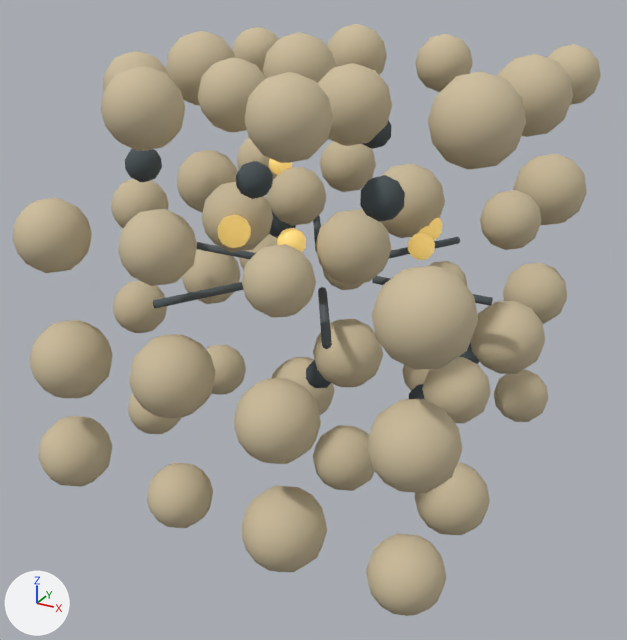
One commit to the glTF model web/assets/underground/reservoir_micro/reservoir_micro.glb: the scene before it, then after it.
Before and after are seen from a 50 mm camera at (3.3, -6.12, 2.57) aimed at (0.04, -0.2, -0.39). Every picture has the same lights, and +X, +Y and +Z are marked at lower left. The older version comes first.

Objects in the first picture: 'micro_grains', 'micro_oil_saturation', 'micro_pores', 'micro_throats'.
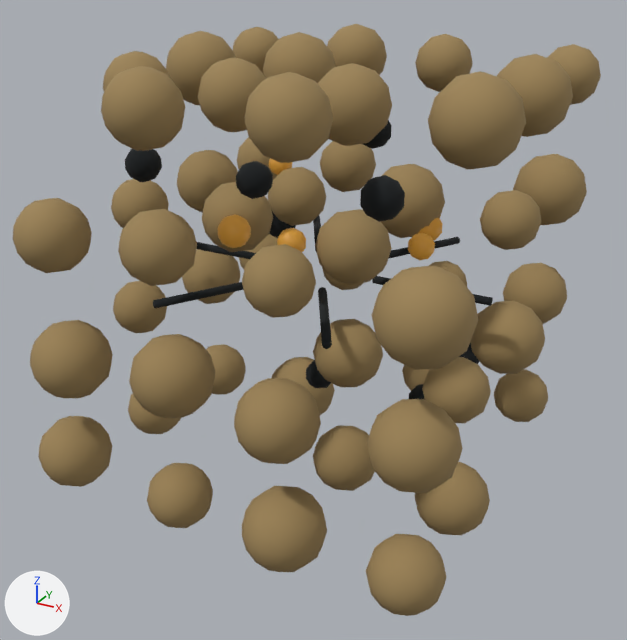
The change, as a list of edits to the scene's bpy script:
```text
Change mat_m_grain:
    mat_m_grain.base_color: (0.62, 0.52, 0.34) -> (0.342, 0.233, 0.0946)  # beige #cebf9e -> brown #9e8557
Change mat_m_oil:
    mat_m_oil.emission_color: (0.42, 0.28, 0.07) -> (0.103, 0.0463, 0.00551)  # yellow #ad904b -> brown #5a3d11
Change mat_m_pore:
    mat_m_pore.base_color: (0.07, 0.09, 0.1) -> (0.00598, 0.00854, 0.01)  # dark grey #4b5559 -> black #121719
```

Pixel boxes (x1, y1, x2, y2) of what changed, in the pictures (627 x 640 px):
'micro_grains', recoloured (beige to brown): (13, 24, 601, 616) in both
'micro_pores', recoloured: (125, 120, 480, 400) in both
'micro_oil_saturation', recoloured: (217, 158, 442, 260) in both
